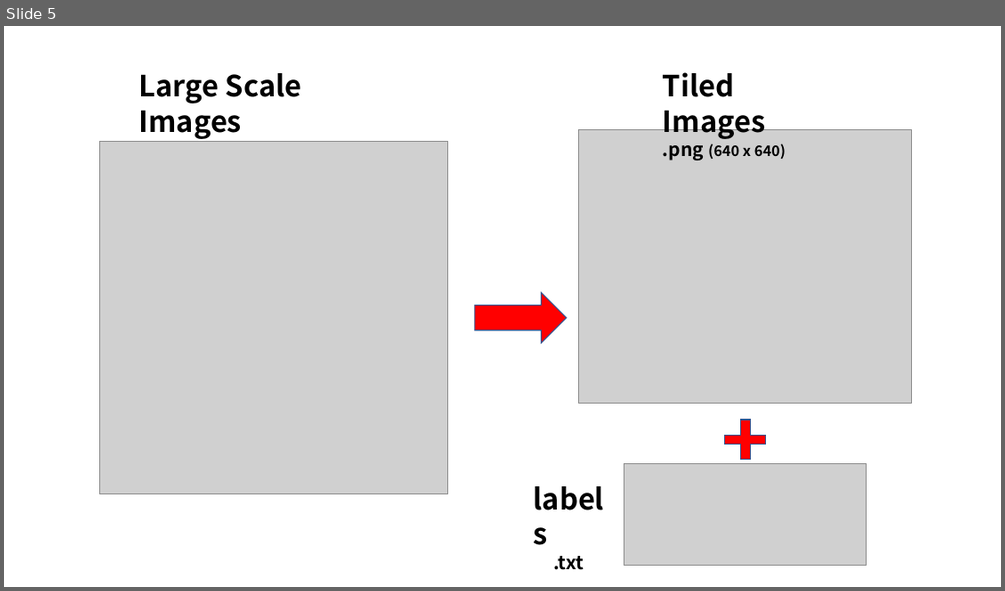
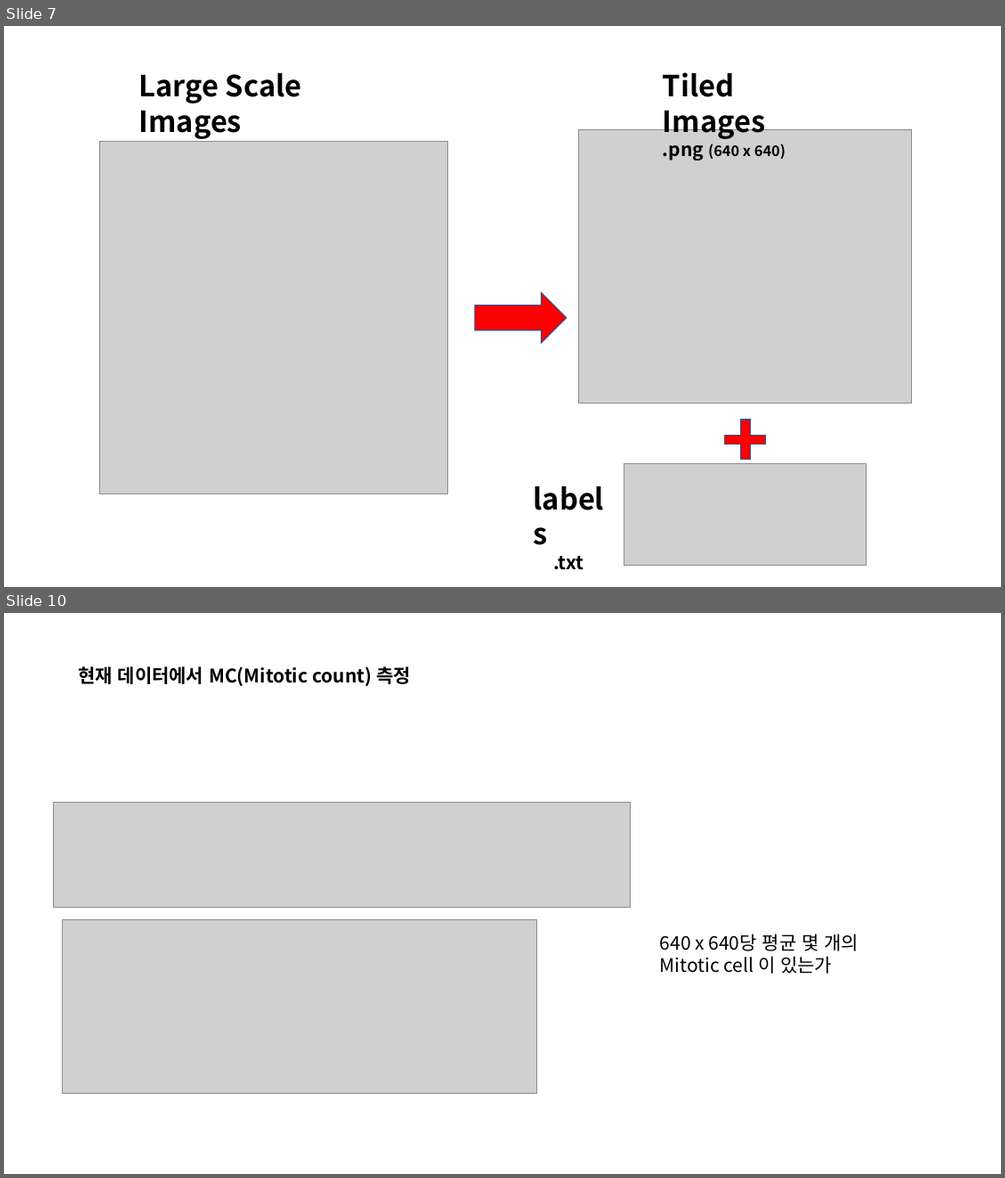
Before and after one commit to hslee4716/CCMCT, a slide deck: 발표자료/CCMCT_중간발표.pptx. Shown one above the other, each under a label of ours: slide 5 before the commit, slides 7 and 10 after it; the slides between them are not shown. The pictures are 1005x591 and 1005x1178 pixels, drawn with LibreOffice and Linux fonts; fonts in the diff are those of the drawing; grey boxes stand for pictures. Boxes give left, top, right and bottom in pixels: in the first picture for what was removed or moved away, otherwise in the second. Text is boxed around its words. In the diff, an @@ line names an element or a change of style, - is before the commit and + after.

```diff
--- a/발표자료/CCMCT_중간발표.pptx
+++ b/발표자료/CCMCT_중간발표.pptx
@@ slide 10 added at bbox=[4, 613, 1001, 1174], background #FFFFFF @@
@@ text added at bbox=[78, 666, 411, 686], 18 pt, text #000000, bold @@
+현재 데이터에서 MC(Mitotic count) 측정
@@ picture added at bbox=[53, 803, 630, 907] @@
@@ picture added at bbox=[63, 919, 537, 1093] @@
@@ text added at bbox=[660, 933, 858, 973], 18 pt, text #000000 @@
+640 x 640당 평균 몇 개의 Mitotic cell 이 있는가
@@ what was slide 5 is now slide 7 @@
```
Also in this commit, not shown: 4 slides changed, 4 other slides added, 40 other files.
